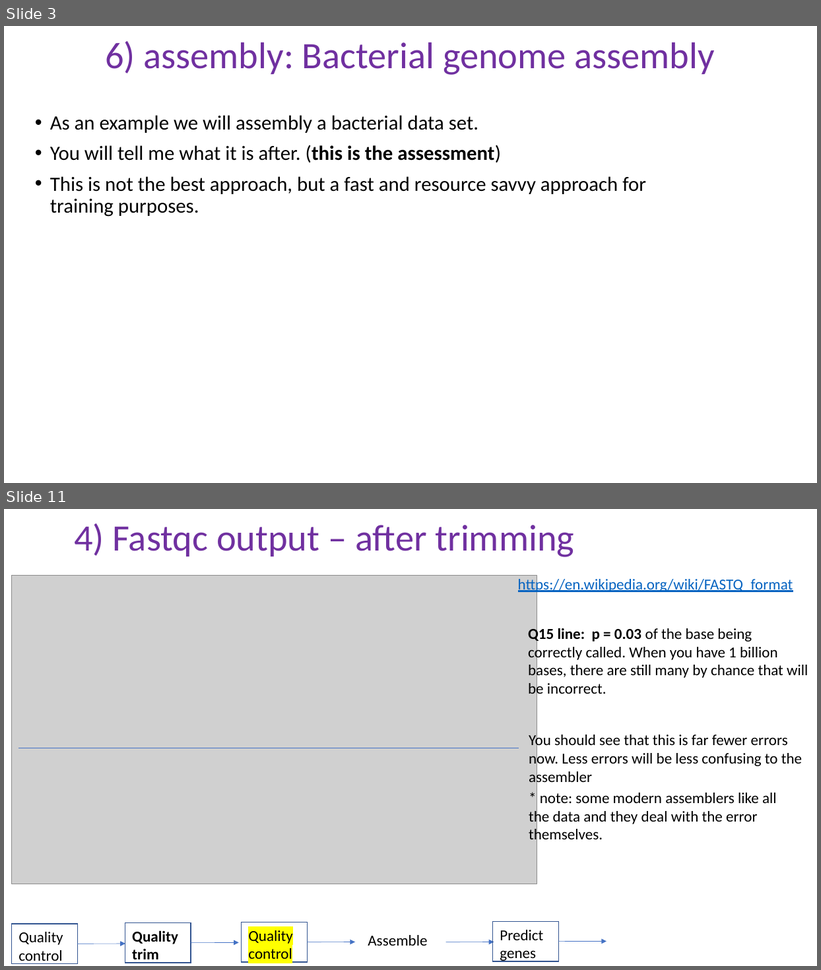
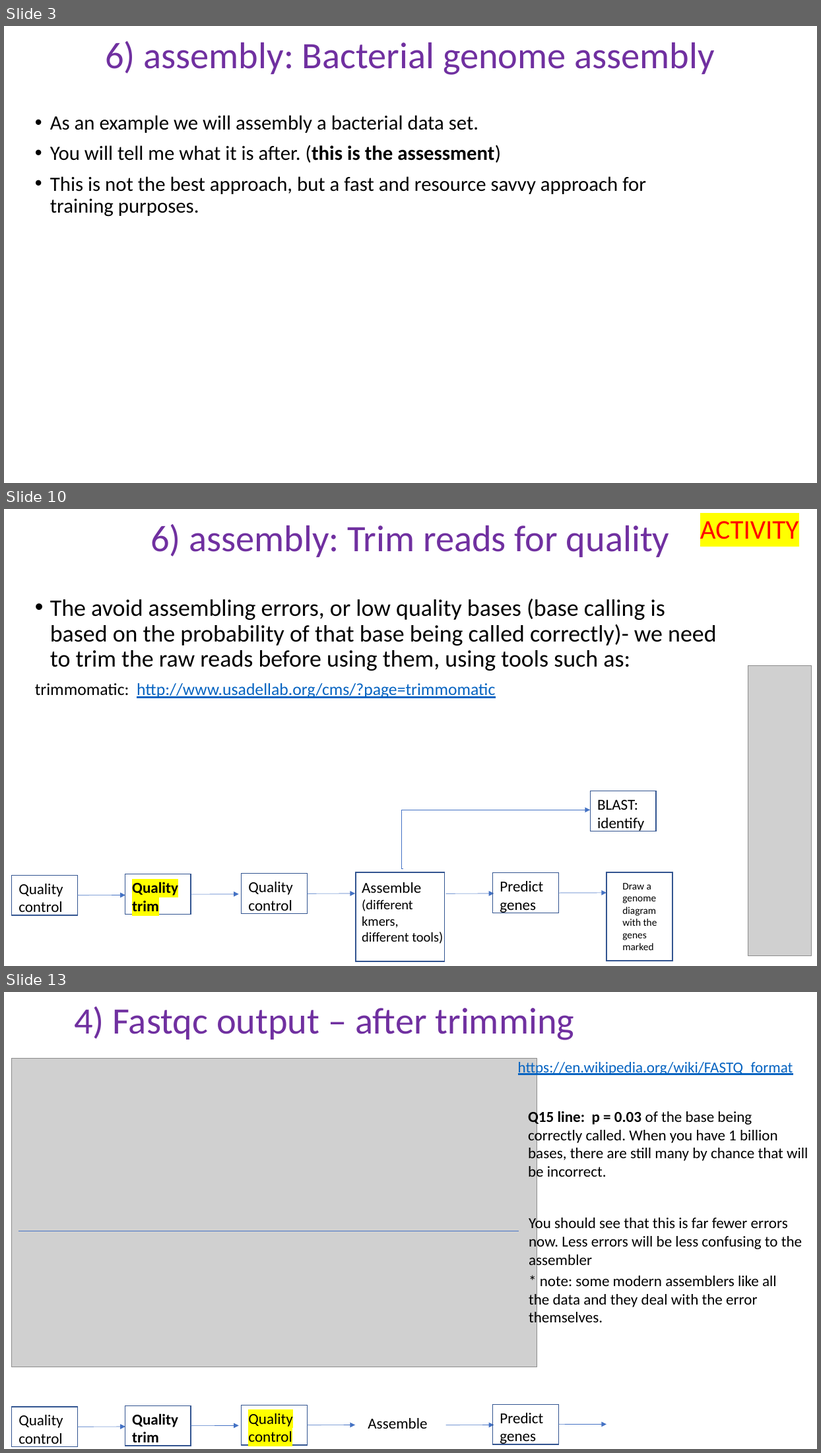
Before and after one commit to peterthorpe5/genome_assembly_workshop, a slide deck: powerpoint/6_assembly.pptx. Shown one above the other, each under a label of ours: slides 3 and 11 before the commit, slides 3, 10 and 13 after it; the slides between them are not shown. The pictures are 821x970 and 821x1453 pixels, drawn with LibreOffice and Linux fonts; fonts in the diff are those of the drawing; grey boxes stand for pictures. Boxes give left, top, right and bottom in pixels: in the first picture for what was removed or moved away, otherwise in the second. Text is boxed around its words. In the diff, an @@ line names an element or a change of style, - is before the commit and + after.

```diff
--- a/powerpoint/6_assembly.pptx
+++ b/powerpoint/6_assembly.pptx
@@ slide 10 added at (x1=4, y1=509, x2=817, y2=966), background #FFFFFF @@
@@ title added at (x1=151, y1=524, x2=670, y2=557), 44 pt, text #7030A0 @@
+6) assembly: Trim reads for quality
@@ text added at (x1=700, y1=521, x2=799, y2=539), 32 pt, text #FF0000 @@
+ACTIVITY
@@ text added at (x1=35, y1=599, x2=716, y2=698), 28 pt, text #000000 @@
+• The avoid assembling errors, or low quality bases (base calling is based on the probability of that base being called correctly)- we need to trim the raw reads before using them, using tools such as:
+trimmomatic: http://www.usadellab.org/cms/?page=trimmomatic
@@ picture added at (x1=748, y1=666, x2=812, y2=956) @@
@@ rectangle added at (x1=590, y1=791, x2=656, y2=832), outline #325491 1 pt @@
@@ text added at (x1=597, y1=800, x2=644, y2=832), 18 pt, text #000000 @@
+BLAST: identify
@@ elbow arrow added from (403, 869) to (590, 811), #4472C4 0.5 pt @@
@@ rectangle added at (x1=11, y1=875, x2=77, y2=916), outline #325491 1 pt @@
@@ text added at (x1=19, y1=884, x2=63, y2=916), 18 pt, text #000000 @@
+Quality control
@@ rectangle added at (x1=125, y1=875, x2=191, y2=915), outline #325491 1 pt @@
@@ text added at (x1=132, y1=882, x2=178, y2=912), 18 pt, text #000000, bold @@
+Quality trim
@@ rectangle added at (x1=242, y1=874, x2=307, y2=914), outline #325491 1 pt @@
@@ text added at (x1=248, y1=882, x2=292, y2=914), 18 pt, text #000000 @@
+Quality control
@@ rectangle added at (x1=356, y1=873, x2=445, y2=962), outline #325491 1 pt @@
@@ text added at (x1=362, y1=883, x2=443, y2=944), 16 pt, text #000000 @@
+Assemble (different kmers, different tools)
@@ rectangle added at (x1=492, y1=873, x2=558, y2=914), outline #325491 1 pt @@
@@ text added at (x1=500, y1=881, x2=543, y2=914), 18 pt, text #000000 @@
+Predict genes
@@ rectangle added at (x1=607, y1=873, x2=673, y2=961), outline #325491 1 pt @@
@@ text added at (x1=622, y1=883, x2=657, y2=951), 12 pt, text #000000 @@
+Draw a genome diagram with the genes marked
@@ arrow added from (77, 896) to (125, 896), #4472C4 0.5 pt @@
@@ arrow added from (191, 894) to (239, 894), #4472C4 0.5 pt @@
@@ arrow added from (307, 894) to (355, 894), #4472C4 0.5 pt @@
@@ arrow added from (446, 894) to (494, 894), #4472C4 0.5 pt @@
@@ arrow added from (559, 893) to (607, 893), #4472C4 0.5 pt @@
@@ what was slide 11 is now slide 13 @@
```
Also in this commit, not shown: 13 slides changed, 7 other slides added.
